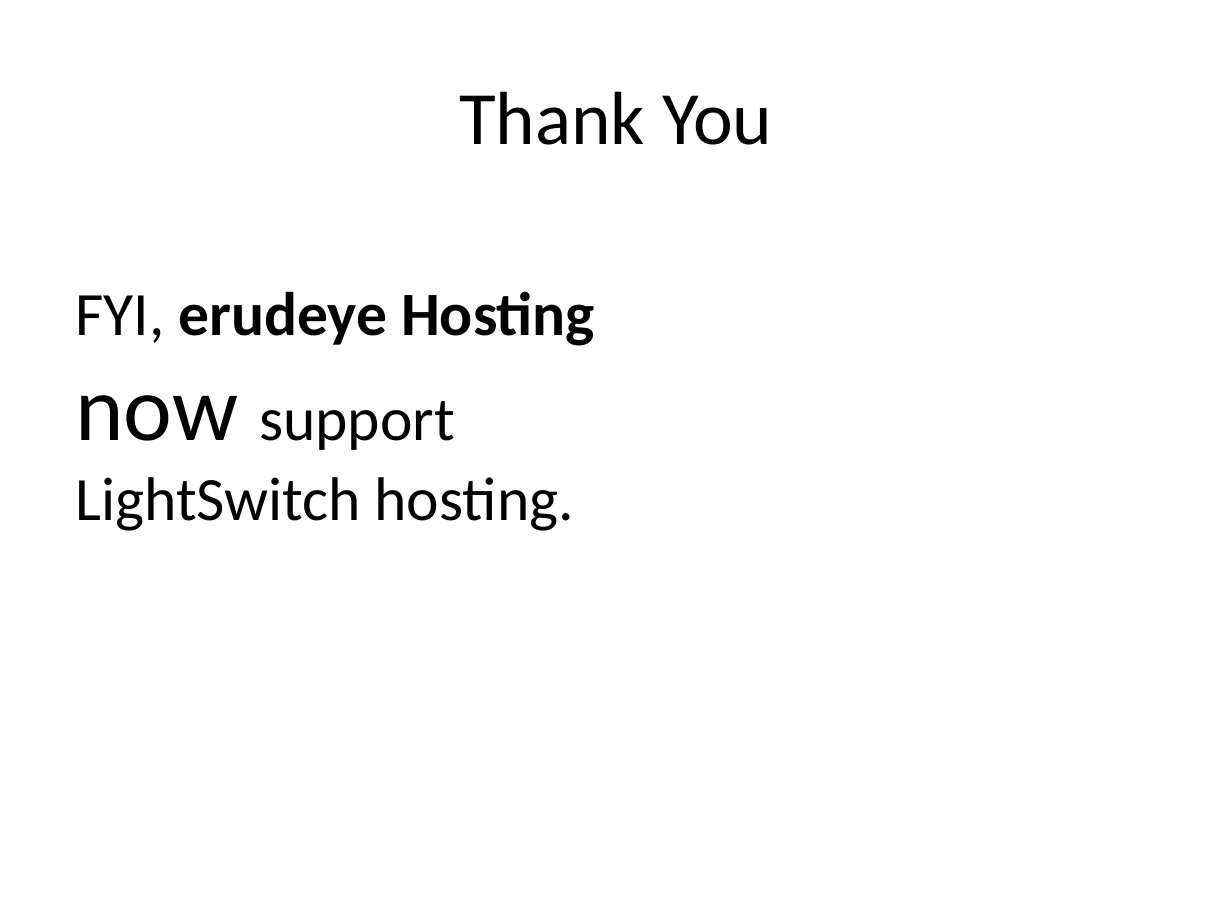
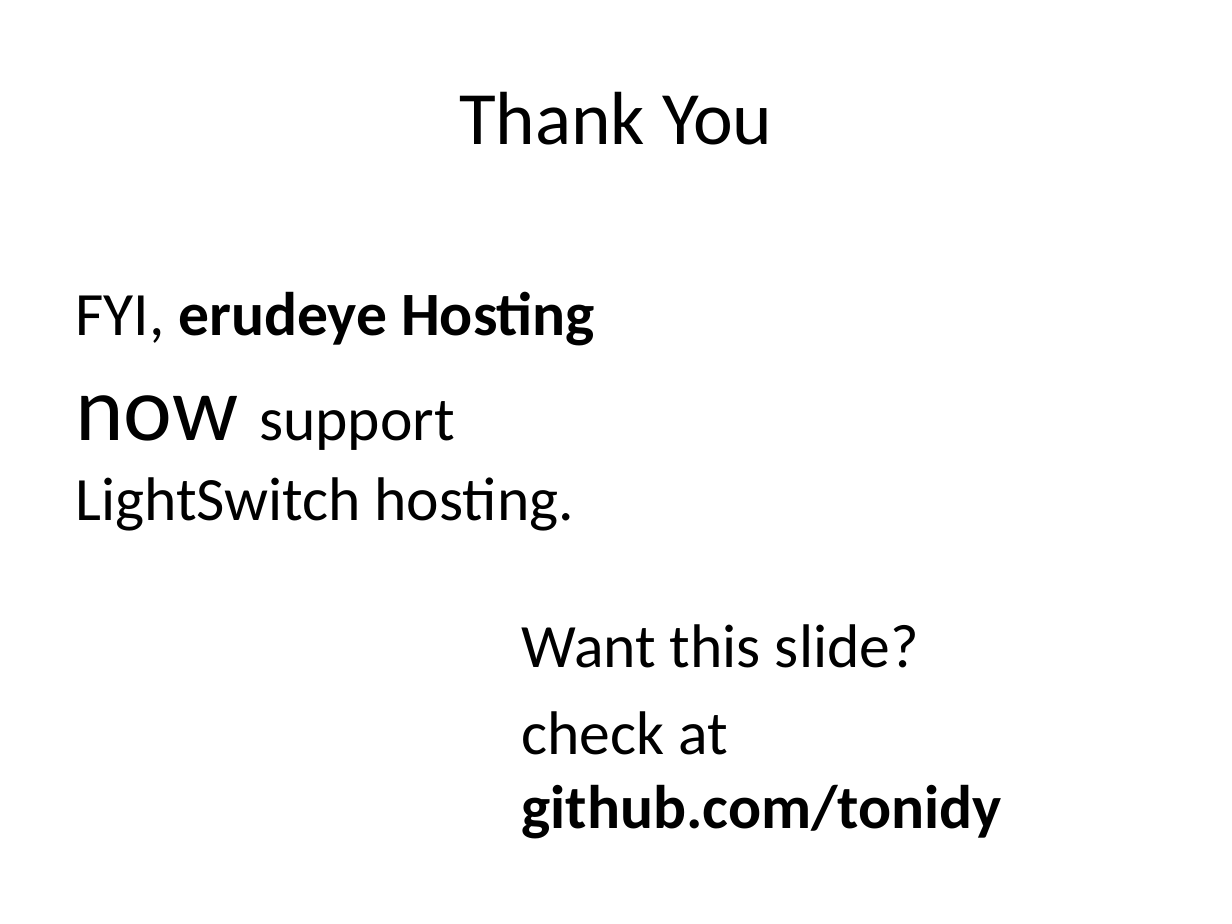
Before and after one commit to tonidy/LightSwitchFiles, a slide deck: slide 20 of LightSwitchAppsPublishing-toni.pptx. Drawn at 1232x924 pixels with LibreOffice and Linux fonts; fonts in the diff are those of the drawing. Boxes give left, top, right and bottom in pixels: in the first picture for what was removed or moved away, otherwise in the second. Text is boxed around its words. In the diff, an @@ line names an element or a change of style, - is before the commit and + after.

Commit message:
Add github account and edited README

```diff
--- a/LightSwitchAppsPublishing-toni.pptx
+++ b/LightSwitchAppsPublishing-toni.pptx
@@ text added at bbox=[522, 624, 1002, 839], 36 pt, text #000000 @@
+Want this slide?
+check at github.com/tonidy
```
Also in this commit, not shown: 1 other file.
